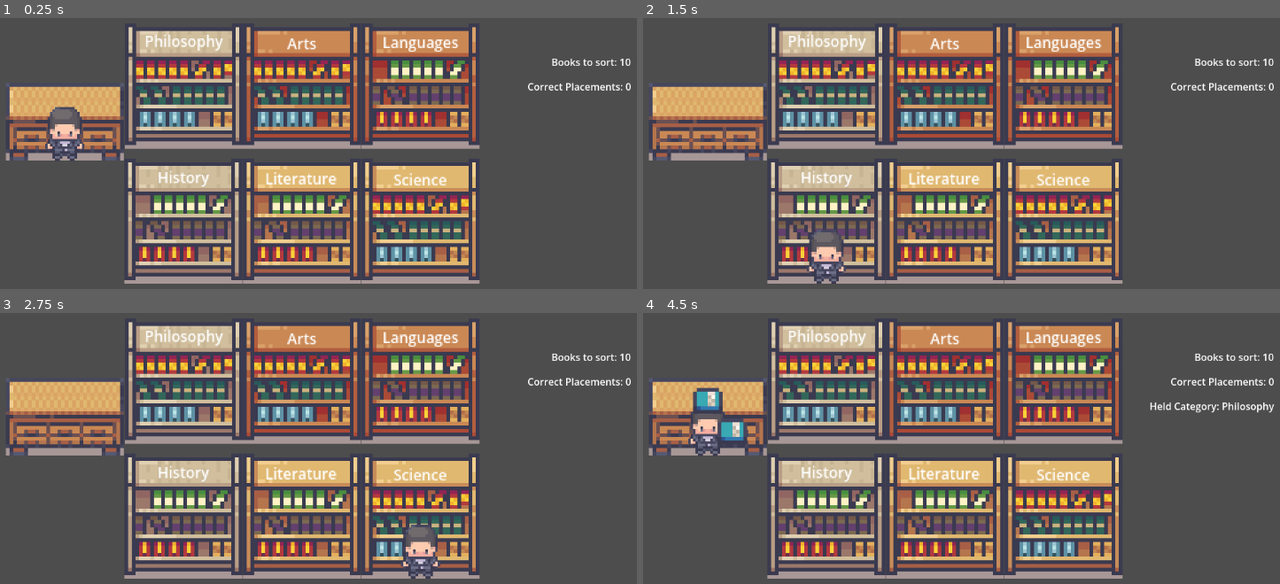
Above: before the commit, frames 1-4 (two rows, left to right).
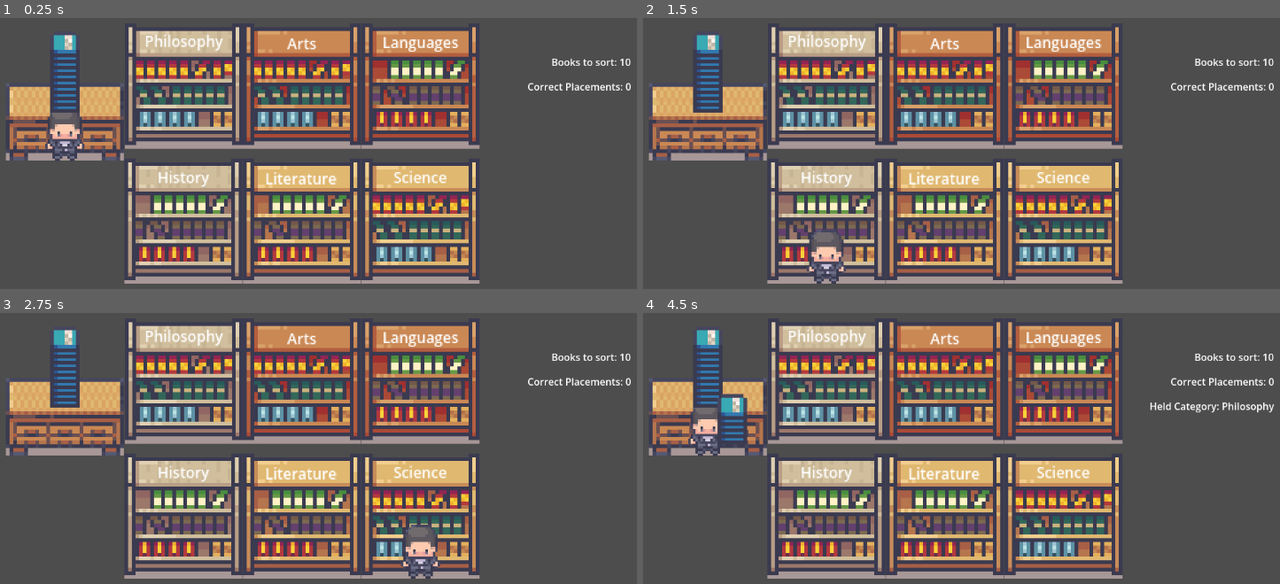
Above: after the commit, the same moments.

Repository: ghost-ily/NSTP_SLB_Project
Game: Godot game, scene res://Game 3/Scenes/game_3.tscn
The game is run twice, just before and just after one commit, with the same random seed, the same clock (stepped at 60 frames per second) and the same inputs.
Inputs (mouse positions are in pixels of both pictures, inside the frame that each line leads up to):
- Up to frame 1 (0.25 s): no input
- Up to frame 2 (1.5 s): tap Enter at 0.5 s; move the mouse to (1108, 139) at 0.52 s; hold D (move_right) 0.53-1.25 s; hold E (interact) 0.53-1.25 s; click (1108, 139) at 0.67 s; tap Space at 1.25 s; drag from (808, 180) to (1063, 221) at 1.27 s
- Up to frame 3 (2.75 s): tap Enter at 2 s; move the mouse to (382, 367) at 2.02 s; hold D (move_right) from 2.03 s (still down); hold E (interact) from 2.03 s (still down)
- Up to frame 4 (4.5 s): release D (move_right) at 2.75 s; release E (interact) at 2.75 s; tap Space at 2.75 s; drag from (916, 535) to (1063, 380) at 2.77 s; tap Enter at 3.5 s; move the mouse to (1165, 516) at 3.52 s; hold A (move_left) 3.53-4.25 s; hold E (interact) 3.53-4.25 s; drag from (738, 397) to (827, 516) at 4.27 s

The runs differ from the first frame. In frame 1, 1.1% of the frame differs, in the area x 7-71%, y 6-62%; in frame 2, 1.1%; in frame 3, 1.1%; in frame 4, 1.7%.

Commit message:
Removed randomized book spawning

Diff:
--- a/Game 3/Scenes/game_3.tscn
+++ b/Game 3/Scenes/game_3.tscn
@@ -127,11 +127,8 @@
 scale = Vector2(2, 2)
 
 [node name="Label" parent="Shelves/Science" index="2" unique_id=86449406]
-offset_top = -93.0
-offset_bottom = -70.0
 theme_override_fonts/font = SubResource("SystemFont_qjn0y")
-text = "Science
-"
+text = "Science"
 metadata/_edit_use_anchors_ = true
 
 [node name="Literature" parent="Shelves" unique_id=1387118188 instance=ExtResource("2_qjn0y")]
--- a/Game 3/Scripts/game_manager.gd
+++ b/Game 3/Scripts/game_manager.gd
@@ -14,7 +14,7 @@
 var incorrect_score = 0
 var target = 10
 var game_time = 120
-@export var game_complete: bool
+var game_complete: bool
 var service = "Education"
 
 func _ready() -> void:
--- a/Game 3/Scripts/table.gd
+++ b/Game 3/Scripts/table.gd
@@ -11,7 +11,7 @@
 var game_has_ended = false
 
 func _process(delta: float) -> void:
-	if randf() <= 0.01 and reserve_books.size() < 10 and !game_has_ended:
+	if reserve_books.size() < 10 and !game_has_ended:
 		var new_book = BOOK.instantiate()
 		#print("Book Arrived")
 		new_book.position.x = 0
